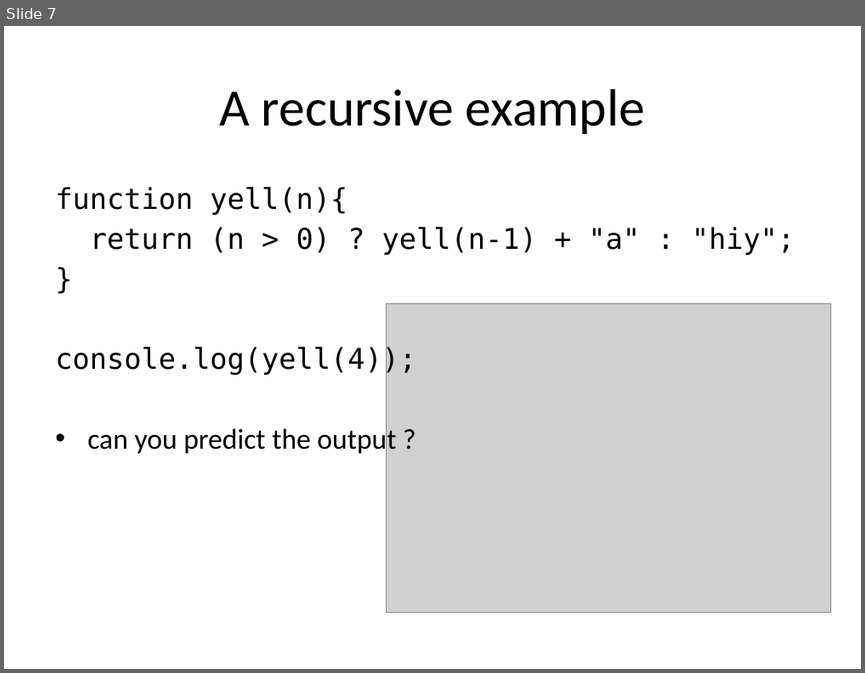
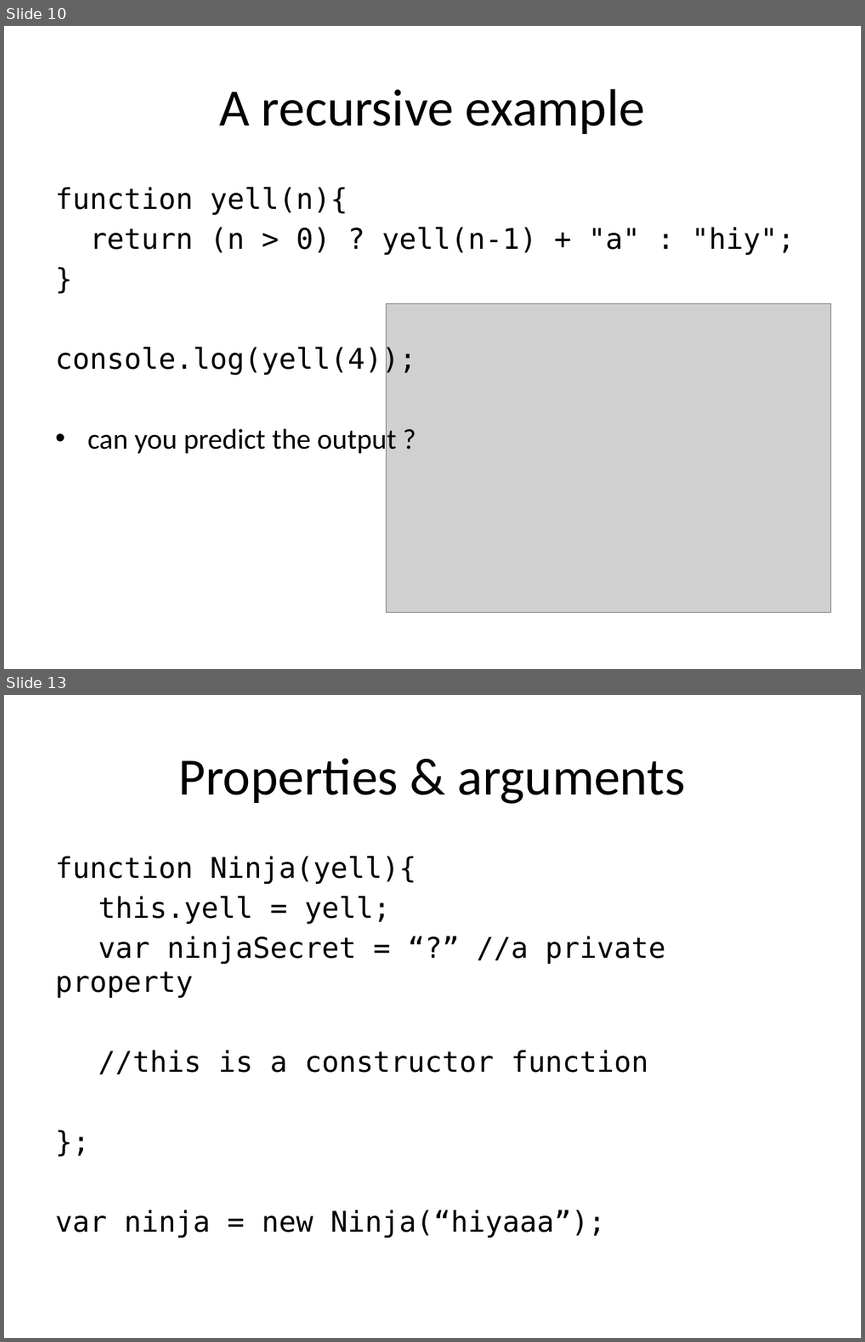
Before and after one commit to kimon-satan/SAEjavaScript, a slide deck: week8/slides/week8.pptx. Shown one above the other, each under a label of ours: slide 7 before the commit, slides 10 and 13 after it; the slides between them are not shown. The pictures are 865x673 and 865x1342 pixels, drawn with LibreOffice and Linux fonts; fonts in the diff are those of the drawing; grey boxes stand for pictures. Boxes give left, top, right and bottom in pixels: in the first picture for what was removed or moved away, otherwise in the second. Text is boxed around its words. In the diff, an @@ line names an element or a change of style, - is before the commit and + after.

```diff
--- a/week8/slides/week8.pptx
+++ b/week8/slides/week8.pptx
@@ slide 13 added at <box>4,695,861,1338</box>, background #FFFFFF @@
@@ title added at <box>179,758,686,804</box>, 44 pt, text #000000 @@
+Properties & arguments
@@ text added at <box>55,856,666,1237</box>, 24 pt, text #000000 @@
+function Ninja(yell){
+this.yell = yell;
+var ninjaSecret = “?” //a private property
+//this is a constructor function
+};
+var ninja = new Ninja(“hiyaaa”);
@@ what was slide 7 is now slide 10 @@
```
Also in this commit, not shown: 5 slides changed, 9 other slides added, 1 slide removed.
